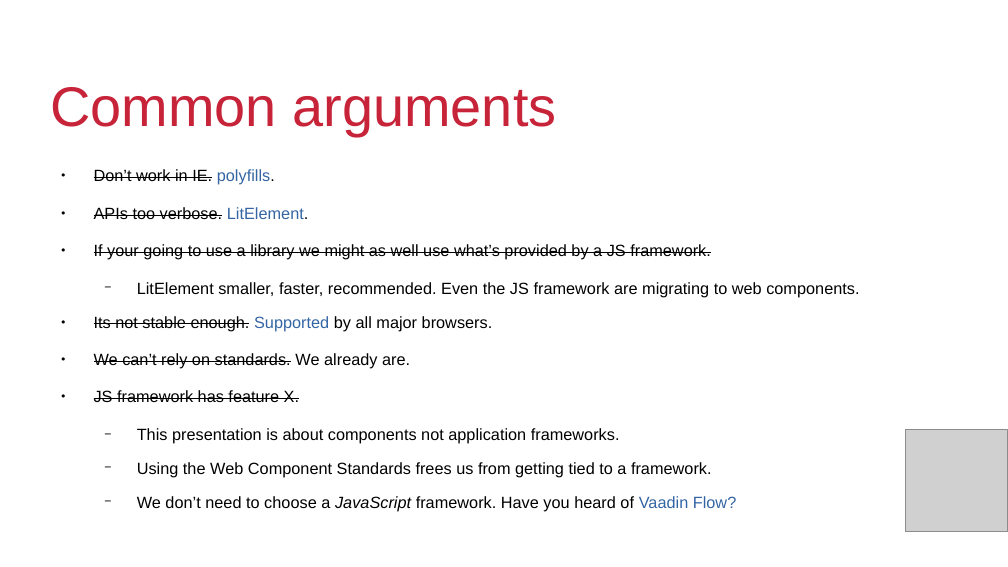
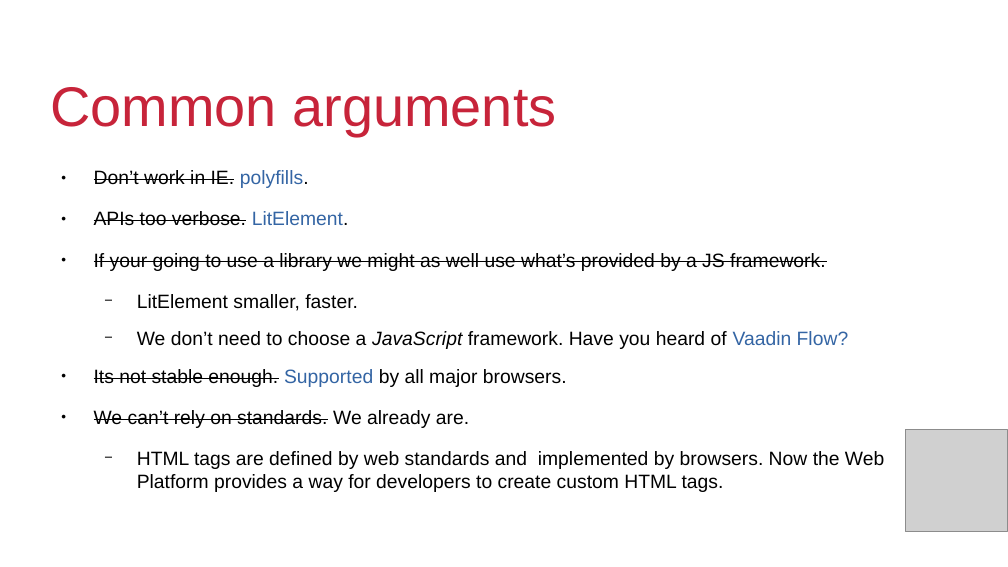
Before and after one commit to QuiWorks/wc-presentation, a slide deck: slide 7 of wc-pp-presentation.odp. Drawn at 1008x567 pixels with LibreOffice and Linux fonts; fonts in the diff are those of the drawing; grey boxes stand for pictures; background and template pictures are left out. Boxes give left, top, right and bottom in pixels: in the first picture for what was removed or moved away, otherwise in the second. Text is boxed around its words. In the diff, an @@ line names an element or a change of style, - is before the commit and + after.

```diff
--- a/wc-pp-presentation.odp
+++ b/wc-pp-presentation.odp
@@ text at (x1=94, y1=170, x2=826, y2=428): size 12.8 to 15.2 pt in "Don’t work in IE. polyfills.", "APIs too verbose. LitElement.", "If your going to use a library ...", "Its not stable enough. Supported by all ..." and 1 more places @@
@@ text at (x1=137, y1=294, x2=849, y2=349): text changed; size 12.8 to 15.2 pt @@
-  − LitElement smaller, faster, recommended. Even the JS framework are migrating to web components.
+  − LitElement smaller, faster.
+  − We don’t need to choose a JavaScript framework. Have you heard of Vaadin Flow?
@@ text at (x1=137, y1=451, x2=884, y2=492): text changed; size 12.8 to 15.2 pt @@
-● JS framework has feature X.
-  − This presentation is about components not application frameworks.
-  − Using the Web Component Standards frees us from getting tied to a framework.
-  − We don’t need to choose a JavaScript framework. Have you heard of Vaadin Flow?
+  − HTML tags are defined by web standards and implemented by browsers. Now the Web Platform provides a way for developers to create custom HTML tags.
```
Also in this commit, not shown: 4 other slides changed, 3 slides removed, 1 other file.
